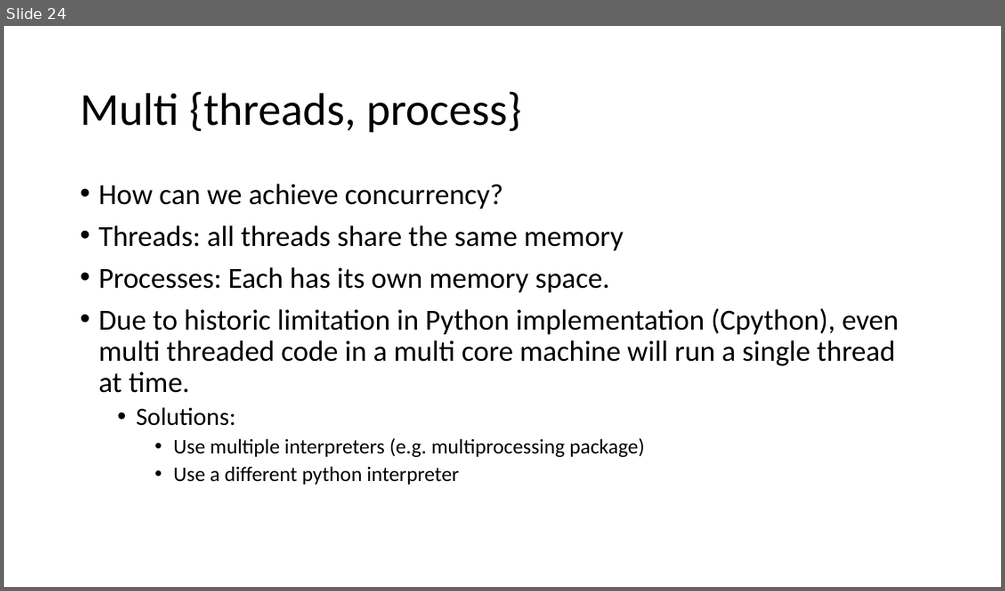
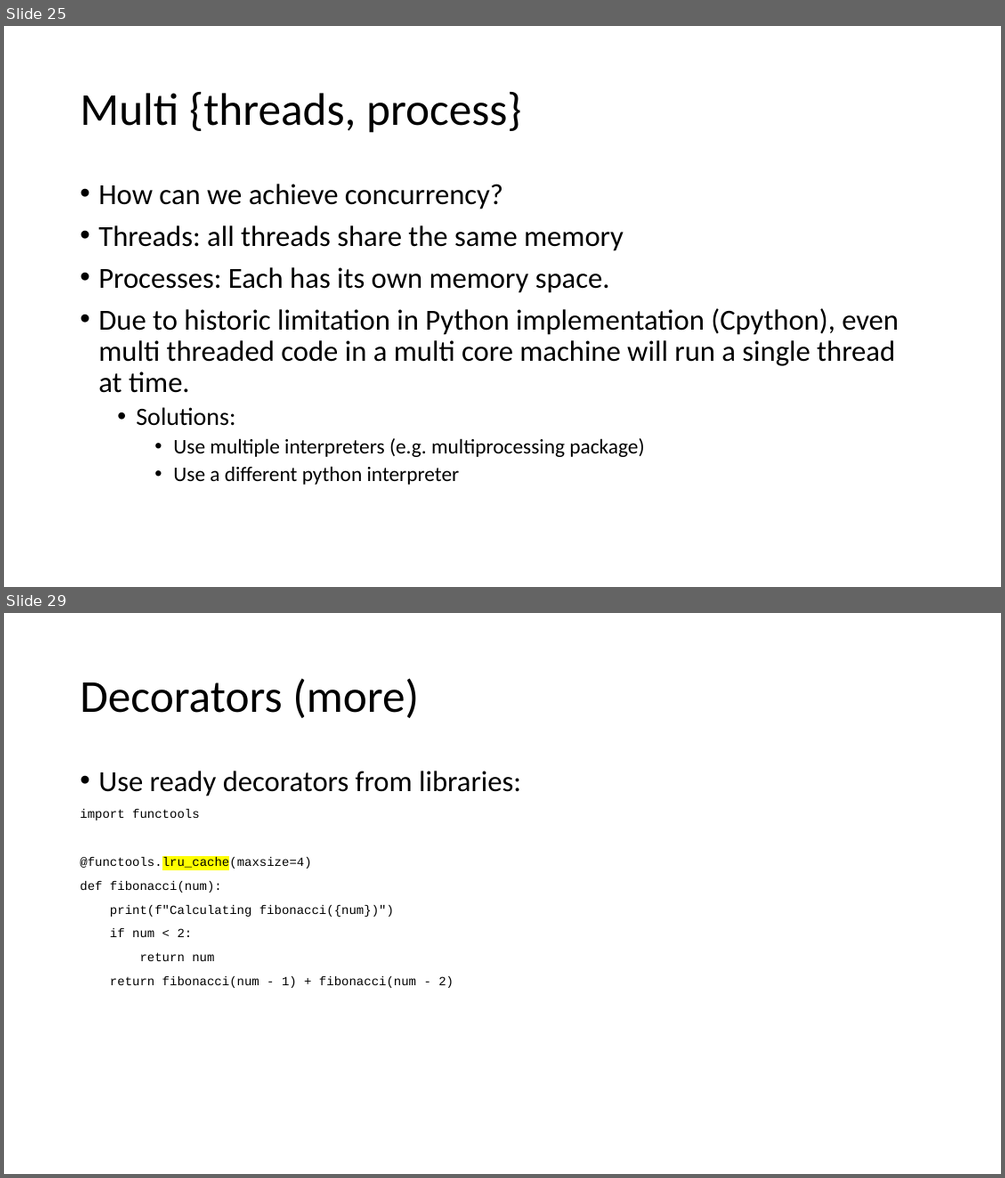
Before and after one commit to scaperex/python_workshop_intermediate, a slide deck: Advanced Python workshop.pptx. Shown one above the other, each under a label of ours: slide 24 before the commit, slides 25 and 29 after it; the slides between them are not shown. The pictures are 1005x591 and 1005x1178 pixels, drawn with LibreOffice and Linux fonts; fonts in the diff are those of the drawing. Boxes give left, top, right and bottom in pixels: in the first picture for what was removed or moved away, otherwise in the second. Text is boxed around its words. In the diff, an @@ line names an element or a change of style, - is before the commit and + after.

Commit message:
updated the presentation
Add pages for decorators, generators

```diff
--- a/Advanced Python workshop.pptx
+++ b/Advanced Python workshop.pptx
@@ slide 29 added at bbox=[4, 613, 1001, 1174], background #FFFFFF @@
@@ title added at bbox=[80, 678, 419, 718], 44 pt, text #000000 @@
+Decorators (more)
@@ text added at bbox=[80, 771, 521, 988], 12 pt, text #000000 @@
+• Use ready decorators from libraries:
+import functools
+@functools.lru_cache(maxsize=4)
+def fibonacci(num):
+print(f"Calculating fibonacci({num})")
+if num < 2:
+return num
+return fibonacci(num - 1) + fibonacci(num - 2)
@@ what was slide 24 is now slide 25 @@
```
Also in this commit, not shown: 4 slides changed, 6 other slides added, 1 other file.
